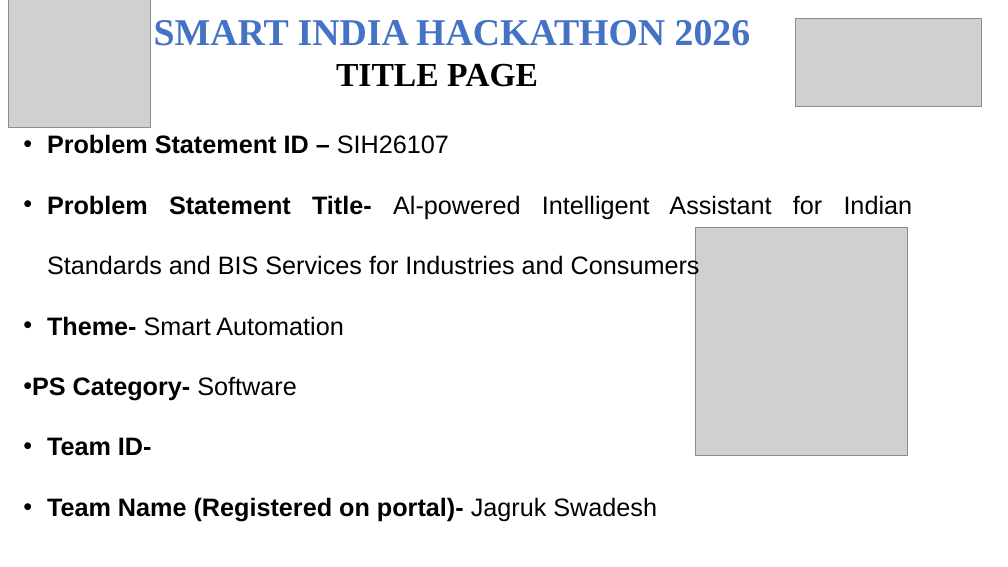
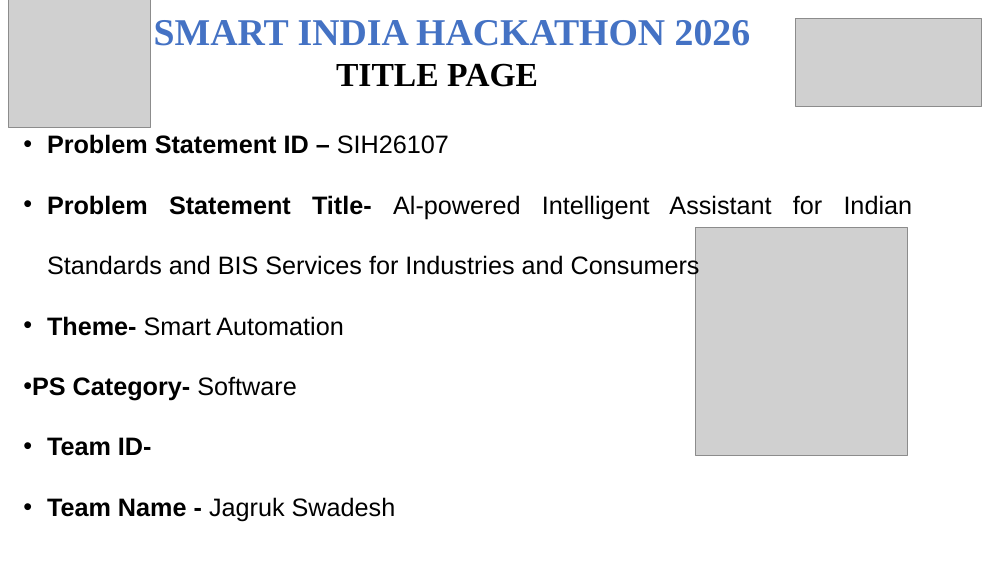
Before and after one commit to Om-roy14/SIH2026_Team_jagruk_swadesh, a slide deck: slide 1 of SIH2026_PPT.pptx. Drawn at 1008x567 pixels with LibreOffice and Linux fonts; fonts in the diff are those of the drawing; grey boxes stand for pictures. Boxes give left, top, right and bottom in pixels: in the first picture for what was removed or moved away, otherwise in the second. Text is boxed around its words. In the diff, an @@ line names an element or a change of style, - is before the commit and + after.

```diff
--- a/SIH2026_PPT.pptx
+++ b/SIH2026_PPT.pptx
@@ text at [47, 497, 396, 522]: text changed; bold off @@
-• Team Name (Registered on portal)- Jagruk Swadesh
+• Team Name - Jagruk Swadesh
```
Also in this commit, not shown: 1 other slide changed, 10 other files.
